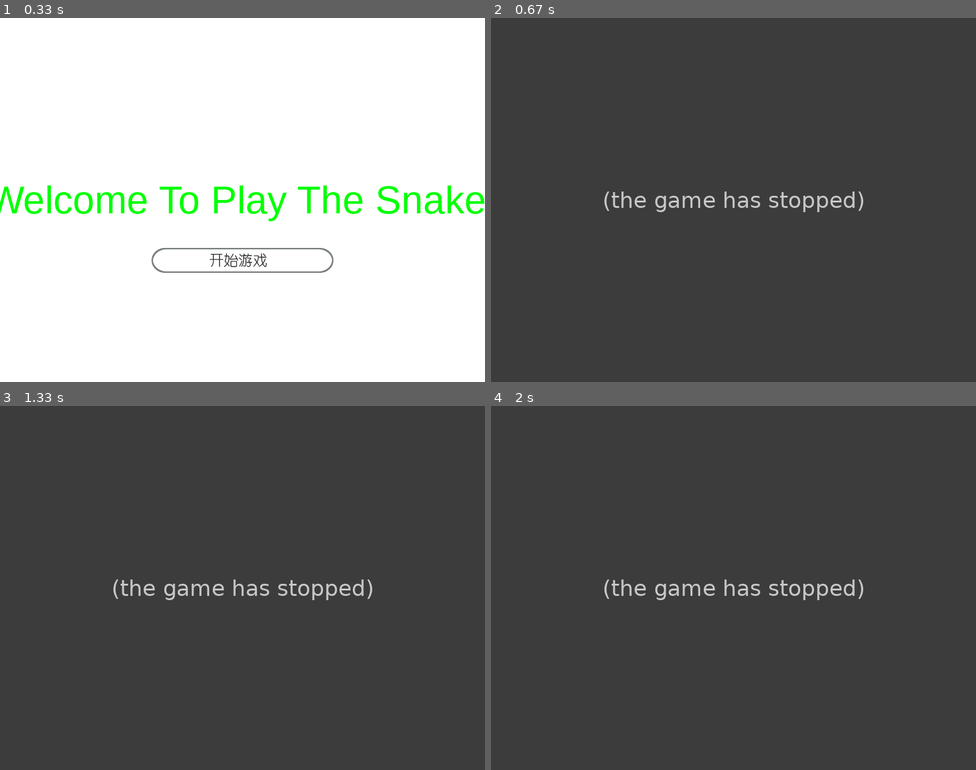
Above: before the commit, frames 1-4 (two rows, left to right).
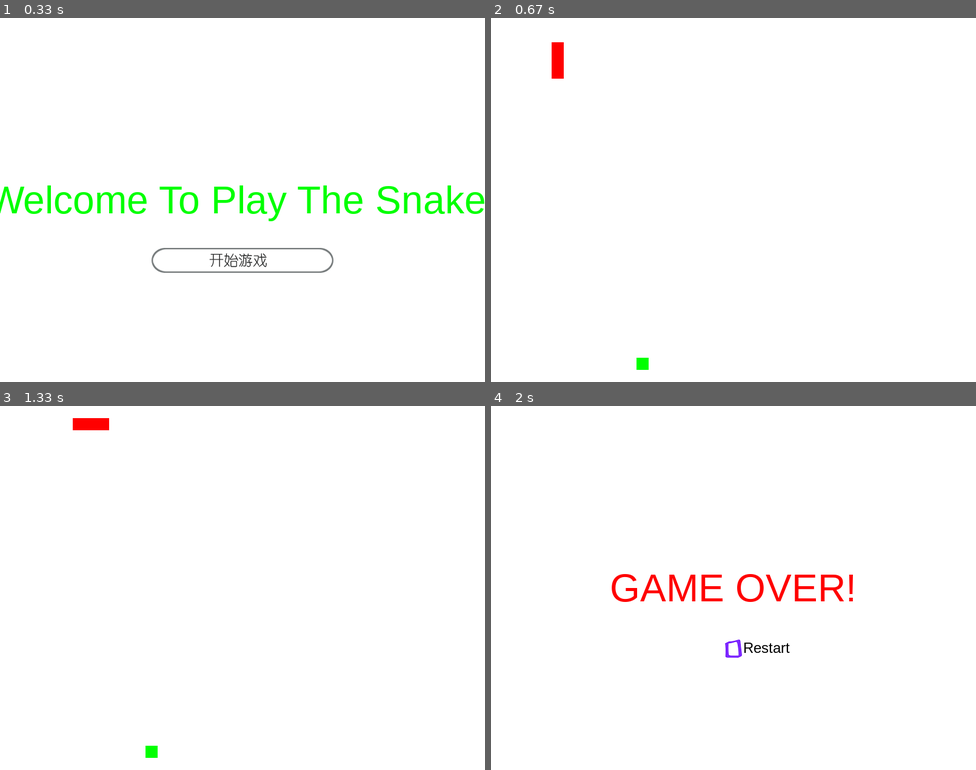
Above: after the commit, the same moments.

Repository: skywalkerlk/python---
Game: pygame game, started from pygame_snake_v02.py
The game is run twice, just before and just after one commit, with the same random seed, the same clock (stepped at 60 frames per second) and the same inputs.
Inputs (mouse positions are in pixels of both pictures, inside the frame that each line leads up to):
- Up to frame 1 (0.33 s): no input
- Up to frame 2 (0.67 s): click (733, 258) at 0.38 s
- Up to frame 3 (1.33 s): hold Right 0.67-1.13 s; hold Up from 1.17 s (still down)
- Up to frame 4 (2 s): release Up at 1.47 s

Frame 1 is identical in both runs. In frame 2, 100% of the frame differs, in the area x 0-100%, y 0-100%; in frame 3, 100%; in frame 4, 100%.
Error before the commit: NameError: name 'is_over' is not defined (pygame_snake_v02.py line 191); the game stopped at 0.4 s (later frames are placeholders)

Commit message:
增加is_over=False语句

Diff:
--- a/pygame_snake_v02.py
+++ b/pygame_snake_v02.py
@@ -125,6 +125,7 @@
 times = 0.0
 
 #游戏标志
+is_over = False
 
 #游戏初始界面文字：点击鼠标游戏开始
 welcome_font = pygame.font.SysFont("arial",64)
